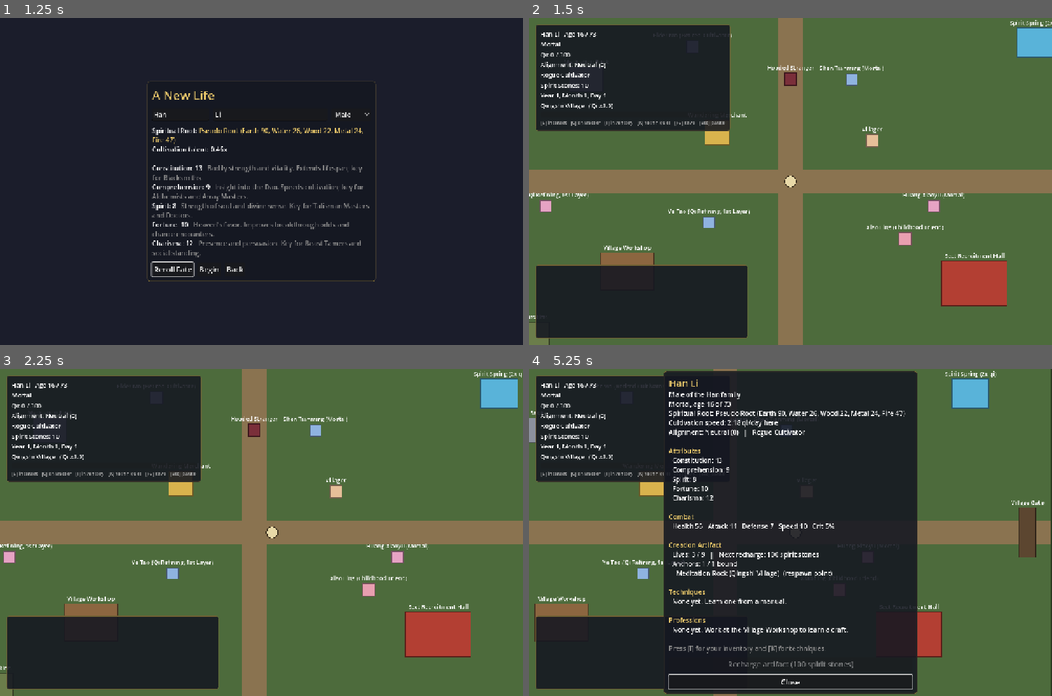
Above: before the commit, frames 1-4 (two rows, left to right).
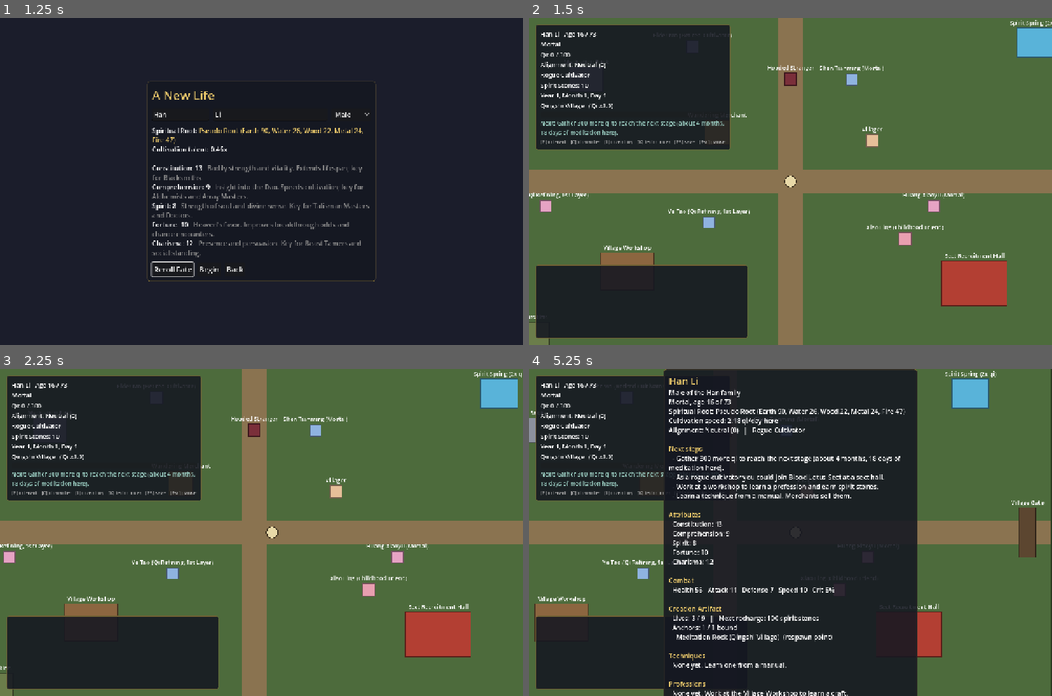
Above: after the commit, the same moments.

Repository: samridghimire/cultivation-game
Game: Godot game, scene res://src/ui/main_menu.tscn
Same seed, same stepped clock (60 frames per second), same inputs: the game is played once before the commit and once after it.
Inputs (mouse positions are in pixels of both pictures, inside the frame that each line leads up to):
- Up to frame 1 (1.25 s): click "New Game" at 0.5 s
- Up to frame 2 (1.5 s): click "Begin" at 1.25 s
- Up to frame 3 (2.25 s): tap Enter at 2 s; move the mouse to (376, 516) at 2.02 s; hold D (move_right) from 2.03 s (still down); hold E (interact) from 2.03 s (still down); click (376, 516) at 2.17 s
- Up to frame 4 (5.25 s): release D (move_right) at 2.75 s; release E (interact) at 2.75 s; drag from (685, 548) to (539, 431) at 2.77 s; move the mouse to (842, 460) at 3.52 s; hold D (move_right) 3.53-4.25 s; tap K (toggle_techniques) at 3.6 s; drag from (764, 597) to (910, 633) at 4.27 s; move the mouse to (947, 581) at 5.02 s; hold A (move_left) from 5.03 s (still down); tap C (toggle_character_sheet) at 5.1 s

Frame 1 is identical in both runs. In frame 2, 2.6% of the frame differs, in the area x 1-39%, y 31-41%; in frame 3, 2.6%; in frame 4, 9.3%, in the area x 1-75%, y 0-100%.

Commit message:
[UI-009] Next-steps hints on the character sheet and HUD
New Guidance core helper (static, unit-tested) returns up to 5 hints from
player state, most urgent first: lifespan warning, injuries, pregnancy,
qi to next stage or breakthrough odds with held pills, low artifact
lives, sect join/rank progress, profession and technique pointers.
Shown as a "Next steps" section on the character sheet and as a HUD hint
line controlled by a new show_hints setting.

Co-Authored-By: Claude <noreply@anthropic.com>
Co-Authored-By: Claude Opus 5.5 <noreply@anthropic.com>
Claude-Session: https://claude.ai/code/session_01TuxCYkWAjFSz16snrjr4eS

Diff:
--- a/src/autoload/settings.gd
+++ b/src/autoload/settings.gd
@@ -1,5 +1,5 @@
 extends Node
-## Player preferences (window mode, UI scale, volume) persisted to
+## Player preferences (window mode, UI scale, volume, HUD hints) persisted to
 ## user://settings.cfg and applied on boot. Change values with set_value() so
 ## they are applied and saved together.
 
@@ -17,6 +17,7 @@
 	"master_volume": 0.8,
 	"music_volume": 0.7,
 	"sfx_volume": 0.8,
+	"show_hints": true,
 }
 
 var path := DEFAULT_PATH
@@ -57,6 +58,8 @@
 			return str(value) if WINDOW_MODES.has(str(value)) else DEFAULTS["window_mode"]
 		"ui_scale":
 			return clampf(float(value), UI_SCALE_RANGE.x, UI_SCALE_RANGE.y)
+		"show_hints":
+			return value if value is bool else DEFAULTS["show_hints"]
 		_:
 			return clampf(float(value), 0.0, 1.0)
 
--- /dev/null
+++ b/src/core/systems/guidance.gd
@@ -0,0 +1,85 @@
+class_name Guidance
+extends RefCounted
+## "Next steps" hints so a player always knows what to do. Hints are plain
+## strings built from existing system queries, most urgent first; no rules
+## live here. Shown on the character sheet and as a HUD hint line.
+
+## Years of life left at which the lifespan warning appears.
+const LIFESPAN_WARNING_YEARS := 10
+## Artifact lives at or below which recharging is suggested.
+const LOW_ARTIFACT_LIVES := 1
+
+
+## Up to `limit` hints for `c`. `density` is the qi density where the player
+## stands (region x sect bonus), used for the days-to-next-stage estimate.
+static func hints(c: CharacterData, data: GameData, density: float = 1.0, limit: int = 5) -> PackedStringArray:
+	var out: PackedStringArray = []
+	var years := Cultivation.years_left(c, data)
+	if years <= LIFESPAN_WARNING_YEARS:
+		out.append("Only %d %s of life remain. Break through to a higher realm or find a longevity treasure." % [years, "year" if years == 1 else "years"])
+	if Injuries.has_any(c):
+		out.append("Treat your injuries (%s): they slow your cultivation to x%s. Use a healing item or see a doctor." % [", ".join(Injuries.describe(c, data)), String.num(Injuries.cultivation_multiplier(c, data), 2)])
+	if Children.is_pregnant(c):
+		var days := int(c.pregnancy.get("days_left", 0))
+		out.append("A child is due in %s." % Calendar.format_duration(days))
+	out.append(_cultivation_hint(c, data, density))
+	if c.artifact_lives >= 0 and c.artifact_lives <= LOW_ARTIFACT_LIVES:
+		out.append("Your Creation Artifact holds %d %s. Recharge it for %d spirit stones before you take risks." % [c.artifact_lives, "life" if c.artifact_lives == 1 else "lives", CreationArtifact.recharge_cost(c, data)])
+	var sect := _sect_hint(c, data)
+	if sect != "":
+		out.append(sect)
+	if c.professions.is_empty():
+		out.append("Work at a workshop to learn a profession and earn spirit stones.")
+	if c.techniques.is_empty():
+		out.append("Learn a technique from a manual. Merchants sell them.")
+	if out.size() > limit:
+		out.resize(limit)
+	return out
+
+
+## Breakthrough odds (and pills that help) at a bottleneck, else qi and days to the next stage.
+static func _cultivation_hint(c: CharacterData, data: GameData, density: float) -> String:
+	if Cultivation.can_attempt_breakthrough(c, data):
+		var next: RealmDef = data.realms[c.realm_index + 1]
+		var text := "You are ready to break through to %s (%d%% chance). Attempt it at a meditation spot." % [next.name, roundi(Cultivation.breakthrough_chance(c, data) * 100)]
+		var pills := breakthrough_items(c, data)
+		if not pills.is_empty():
+			text += " Using %s first raises the odds." % ", ".join(pills)
+		elif c.breakthrough_bonus <= 0.0:
+			text += " Breakthrough pills raise the odds."
+		return text
+	if Cultivation.is_at_bottleneck(c, data):
+		return "You stand at the peak of the highest realm known."
+	var needed := maxf(Cultivation.qi_required(c, data) - c.qi, 0.0)
+	var rate := Cultivation.qi_per_day(c, data, density)
+	var eta := " (about %s of meditation here)" % Calendar.format_duration(ceili(needed / rate)) if rate > 0.0 else ""
+	return "Gather %d more qi to reach the next stage%s." % [ceili(needed), eta]
+
+
+## Names of held items whose effects add a breakthrough bonus.
+static func breakthrough_items(c: CharacterData, data: GameData) -> PackedStringArray:
+	var names: PackedStringArray = []
+	for item_id in c.inventory:
+		var item: Dictionary = data.items.get(item_id, {})
+		if c.item_count(item_id) > 0 and float(item.get("effects", {}).get("breakthrough_bonus", 0.0)) > 0.0:
+			names.append(String(item["name"]))
+	names.sort()
+	return names
+
+
+## Rogues: which sects would take them. Members: contribution to the next rank.
+static func _sect_hint(c: CharacterData, data: GameData) -> String:
+	if c.is_rogue():
+		var open: PackedStringArray = []
+		for sect: SectDef in data.sects.values():
+			if Sects.check_join(c, data, sect.id)["ok"]:
+				open.append(sect.name)
+		if open.is_empty():
+			return ""
+		return "As a rogue cultivator you could join %s at a sect hall." % " or ".join(open)
+	var sect: SectDef = data.sects[c.sect["id"]]
+	var rank := int(c.sect["rank"])
+	if rank + 1 >= sect.ranks.size():
+		return ""
+	var need := int(sect.ranks[rank + 1].get("contribution", 0)) - int(c.sect["contribution"])
+	return "Earn %d more sect contribution (missions, duties) to become %s." % [maxi(need, 0), sect.rank_name(rank + 1)]
--- a/src/ui/character_sheet.gd
+++ b/src/ui/character_sheet.gd
@@ -84,6 +84,13 @@
 	t += "Cultivation speed: %.2f qi/day here\n" % Cultivation.qi_per_day(p, data, Exploration.qi_density(data, GameState.current_region) * Sects.cultivation_bonus(p, data))
 	t += "Alignment: %s (%d)   |   %s\n\n" % [Alignment.tier_name(p.alignment, data), p.alignment, Sects.describe(p, data)]
 	_gender_row.visible = p.gender == ""
+	var density := Exploration.qi_density(data, GameState.current_region) * Sects.cultivation_bonus(p, data)
+	var hints := Guidance.hints(p, data, density)
+	if not hints.is_empty():
+		t += "[color=#%s]Next steps[/color]\n" % accent
+		for line in hints:
+			t += "  - %s\n" % line
+		t += "\n"
 	var family := Family.describe_links(p, GameState.npcs, data)
 	if not family.is_empty():
 		t += "[color=#%s]Family[/color]\n" % accent
--- a/src/ui/hud.gd
+++ b/src/ui/hud.gd
@@ -8,6 +8,7 @@
 var _status: Label
 var _qi_bar: ProgressBar
 var _injuries: Label
+var _hint: Label
 var _log: RichTextLabel
 var _prompt: Label
 var _choice_menu: ChoiceMenu
@@ -63,6 +64,7 @@
 	EventBus.session_started.connect(_refresh)
 	EventBus.region_changed.connect(func(_id): _refresh())
 	EventBus.message_posted.connect(_on_message)
+	Settings.changed.connect(func(key: String, _v): if key == "show_hints": _refresh())
 	EventBus.interaction_target_changed.connect(_on_target_changed)
 	EventBus.interaction_menu_requested.connect(_on_menu_requested)
 	EventBus.crafting_requested.connect(_on_crafting_requested)
@@ -130,6 +132,10 @@
 	_injuries = UIStyle.label("", 14, UIStyle.CATEGORY_COLORS["danger"])
 	_injuries.autowrap_mode = TextServer.AUTOWRAP_WORD_SMART
 	box.add_child(_injuries)
+	_hint = UIStyle.label("", 14, Color("9fd3c7"))
+	_hint.autowrap_mode = TextServer.AUTOWRAP_WORD_SMART
+	_hint.custom_minimum_size = Vector2(316, 0)
+	box.add_child(_hint)
 	box.add_child(UIStyle.label("[E] interact   [C] character   [I] inventory   [K] techniques   [F5] save   [Esc] pause", 12, Color(0.7, 0.7, 0.7)))
 	add_child(panel)
 
@@ -197,6 +203,9 @@
 	_qi_bar.value = p.qi
 	_injuries.visible = Injuries.has_any(p)
 	_injuries.text = "Injured: " + ", ".join(Injuries.describe(p, data))
+	var hints := Guidance.hints(p, data, density * Sects.cultivation_bonus(p, data), 1)
+	_hint.visible = bool(Settings.get_value("show_hints")) and not hints.is_empty()
+	_hint.text = "Next: " + hints[0] if not hints.is_empty() else ""
 
 
 func _on_message(text: String, category: String) -> void:
--- a/src/ui/settings_screen.gd
+++ b/src/ui/settings_screen.gd
@@ -13,6 +13,7 @@
 ]
 
 var _fullscreen: CheckButton
+var _hints: CheckButton
 var _sliders: Dictionary = {}  # setting key -> HSlider
 var _value_labels: Dictionary = {}  # setting key -> Label
 
@@ -31,6 +32,11 @@
 	_fullscreen.add_theme_font_size_override("font_size", 18)
 	_fullscreen.toggled.connect(func(on: bool): Settings.set_value("window_mode", "fullscreen" if on else "windowed"))
 	box.add_child(_fullscreen)
+	_hints = CheckButton.new()
+	_hints.text = "Show next-step hint on the HUD"
+	_hints.add_theme_font_size_override("font_size", 18)
+	_hints.toggled.connect(func(on: bool): Settings.set_value("show_hints", on))
+	box.add_child(_hints)
 
 	var grid := GridContainer.new()
 	grid.columns = 3
@@ -101,6 +107,7 @@
 
 func _sync() -> void:
 	_fullscreen.set_pressed_no_signal(Settings.get_value("window_mode") == "fullscreen")
+	_hints.set_pressed_no_signal(Settings.get_value("show_hints"))
 	for key in _sliders:
 		_sliders[key].set_value_no_signal(Settings.get_value(key))
 		_value_labels[key].text = format_value(key, Settings.get_value(key))
--- /dev/null
+++ b/tests/unit/test_guidance.gd
@@ -0,0 +1,88 @@
+extends TestCase
+## Guidance: next-step hints built from player state.
+
+
+func _fresh() -> CharacterData:
+	var c := new_character()
+	c.realm_index = 0
+	c.stage = 0
+	c.qi = 0.0
+	c.inventory = {}
+	return c
+
+
+func _has(hints: PackedStringArray, fragment: String) -> bool:
+	for h in hints:
+		if h.contains(fragment):
+			return true
+	return false
+
+
+func test_new_character_gets_qi_and_starter_hints() -> void:
+	var c := _fresh()
+	c.professions = {}
+	c.techniques = {}
+	var hints := Guidance.hints(c, data(), 1.0, 10)
+	assert_true(_has(hints, "more qi to reach the next stage"))
+	assert_true(_has(hints, "learn a profession"))
+	assert_true(_has(hints, "Learn a technique"))
+
+
+func test_limit_caps_hint_count() -> void:
+	var c := _fresh()
+	c.professions = {}
+	c.techniques = {}
+	assert_eq(Guidance.hints(c, data(), 1.0, 2).size(), 2)
+
+
+func test_bottleneck_shows_breakthrough_odds_and_held_pills() -> void:
+	var c := _fresh()
+	var realm: RealmDef = data().realms[0]
+	c.stage = realm.stage_count() - 1
+	c.qi = realm.qi_required(c.stage)
+	var hints := Guidance.hints(c, data(), 1.0, 10)
+	var pct := roundi(Cultivation.breakthrough_chance(c, data()) * 100)
+	assert_true(_has(hints, "(%d%% chance)" % pct))
+	assert_true(_has(hints, "Breakthrough pills raise the odds"))
+	var pill := ""
+	for item: Dictionary in data().items.values():
+		if float(item.get("effects", {}).get("breakthrough_bonus", 0.0)) > 0.0:
+			pill = item["id"]
+			break
+	c.add_item(pill, 1)
+	assert_eq(Guidance.breakthrough_items(c, data()), PackedStringArray([data().items[pill]["name"]]))
+	assert_true(_has(Guidance.hints(c, data(), 1.0, 10), "Using %s first" % data().items[pill]["name"]))
+
+
+func test_urgent_hints_come_first() -> void:
+	var c := _fresh()
+	c.age_days = (Cultivation.lifespan_years(c, data()) - 3) * Calendar.DAYS_PER_YEAR
+	Injuries.inflict(c, data(), "qi_deviation")
+	var hints := Guidance.hints(c, data())
+	assert_true(hints[0].begins_with("Only 3 years of life remain"))
+	assert_true(hints[1].begins_with("Treat your injuries"))
+
+
+func test_pregnancy_and_low_artifact_lives() -> void:
+	var c := _fresh()
+	c.pregnancy = {"partner": "x", "days_left": 30}
+	c.artifact_lives = 1
+	var hints := Guidance.hints(c, data(), 1.0, 10)
+	assert_true(_has(hints, "A child is due in %s." % Calendar.format_duration(30)))
+	assert_true(_has(hints, "holds 1 life"))
+
+
+func test_sect_hints_for_rogue_and_member() -> void:
+	var c := _fresh()
+	c.alignment = -500
+	var rogue := Guidance.hints(c, data(), 1.0, 10)
+	var open_sects: PackedStringArray = []
+	for sect: SectDef in data().sects.values():
+		if Sects.check_join(c, data(), sect.id)["ok"]:
+			open_sects.append(sect.name)
+	assert_eq(_has(rogue, "As a rogue cultivator"), not open_sects.is_empty())
+	var sect: SectDef = data().sects.values()[0]
+	c.alignment = 0
+	c.sect = {"id": sect.id, "rank": 0, "contribution": 100, "spent": 0}
+	var need := int(sect.ranks[1]["contribution"]) - 100
+	assert_true(_has(Guidance.hints(c, data(), 1.0, 10), "Earn %d more sect contribution" % need))
--- a/tests/unit/test_settings.gd
+++ b/tests/unit/test_settings.gd
@@ -24,6 +24,8 @@
 	assert_almost_eq(SettingsScript.sanitize("ui_scale", 0.1), SettingsScript.UI_SCALE_RANGE.x)
 	assert_almost_eq(SettingsScript.sanitize("sfx_volume", -1.0), 0.0)
 	assert_almost_eq(SettingsScript.sanitize("music_volume", 0.4), 0.4)
+	assert_eq(SettingsScript.sanitize("show_hints", false), false)
+	assert_eq(SettingsScript.sanitize("show_hints", "yes"), true)
 
 
 func test_missing_file_gives_defaults() -> void:
Not shown, added: src/core/systems/guidance.gd.uid
Not shown, added: tests/unit/test_guidance.gd.uid
Not shown, changed: docs/BACKLOG.md
Not shown, changed: docs/CHANGELOG.md
